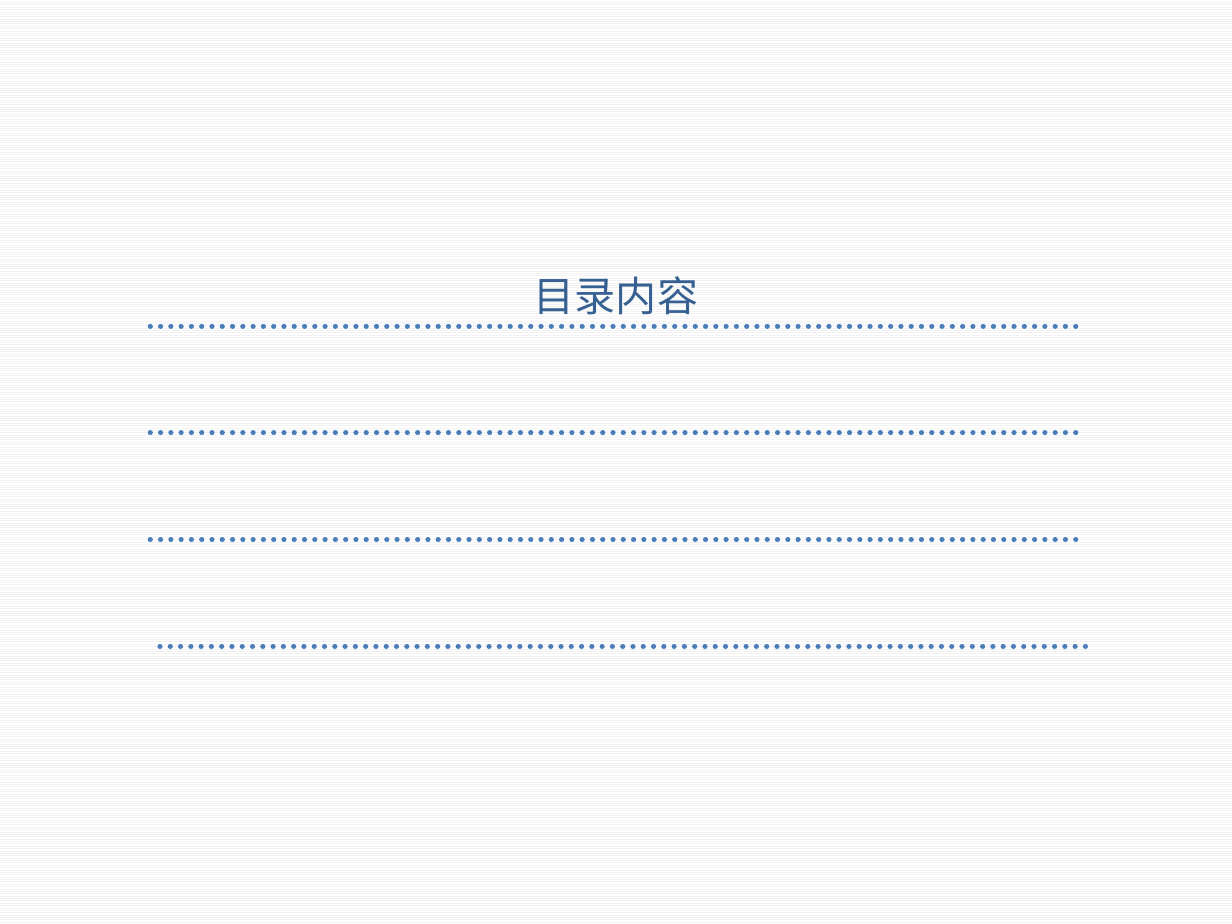
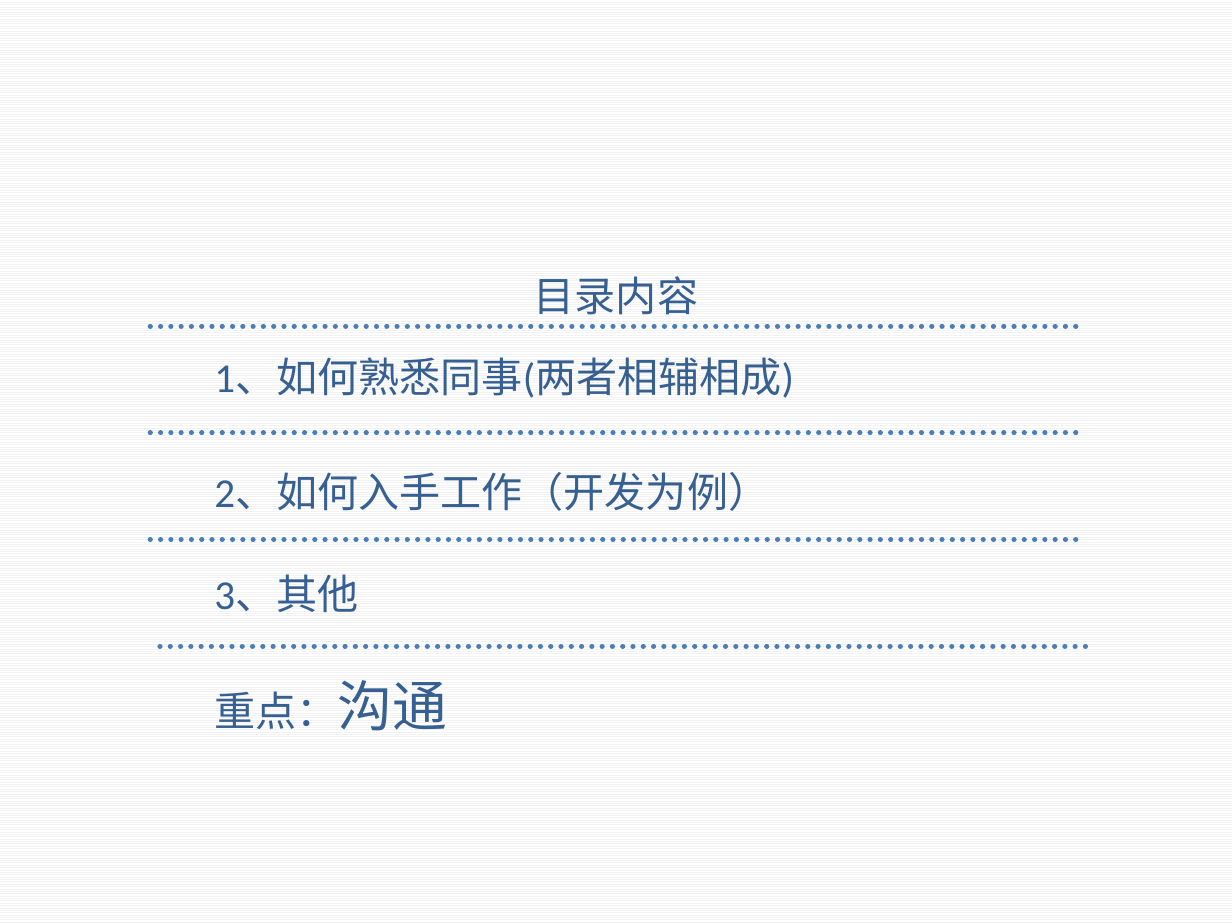
Before and after one commit to joeyFuck/some-thing-that-joey-like-to-do, a slide deck: slide 2 of 衡泰新人分享--如何快速适应新公司.pptx. Drawn at 1232x924 pixels with LibreOffice and Linux fonts; fonts in the diff are those of the drawing; background and template pictures are left out. Boxes give left, top, right and bottom in pixels: in the first picture for what was removed or moved away, otherwise in the second. Text is boxed around its words. In the diff, an @@ line names an element or a change of style, - is before the commit and + after.

```diff
--- a/衡泰新人分享--如何快速适应新公司.pptx
+++ b/衡泰新人分享--如何快速适应新公司.pptx
@@ text added at (x1=214, y1=358, x2=794, y2=398), 24 pt, text #376092 @@
+1、如何熟悉同事(两者相辅相成)
@@ text added at (x1=214, y1=473, x2=769, y2=511), 24 pt, text #376092 @@
+2、如何入手工作（开发为例）
@@ text added at (x1=214, y1=575, x2=358, y2=612), 24 pt, text #376092 @@
+3、其他
@@ text added at (x1=214, y1=680, x2=448, y2=731), 24 pt, text #376092 @@
+重点：沟通
```
Also in this commit, not shown: 1 other slide changed, 3 slides added.
